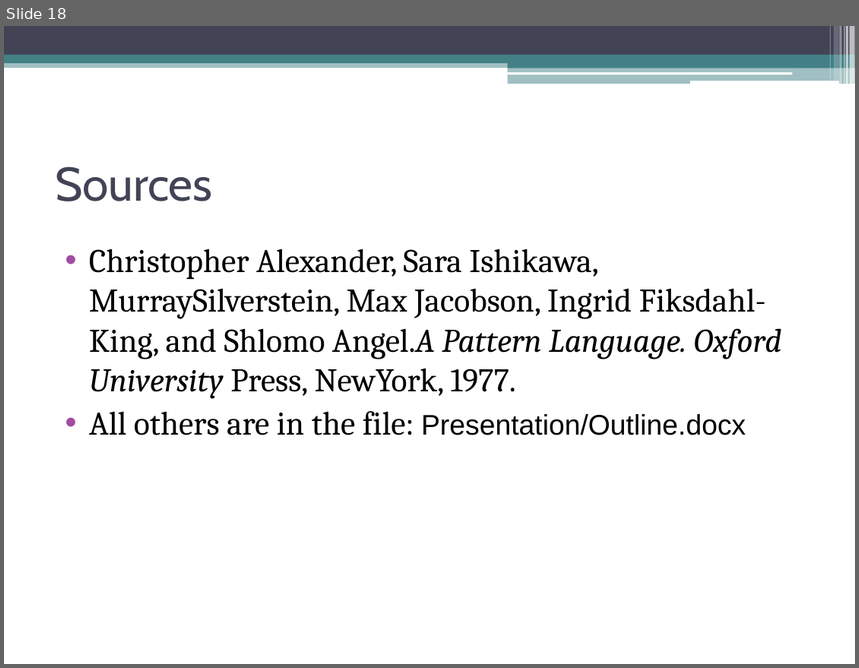
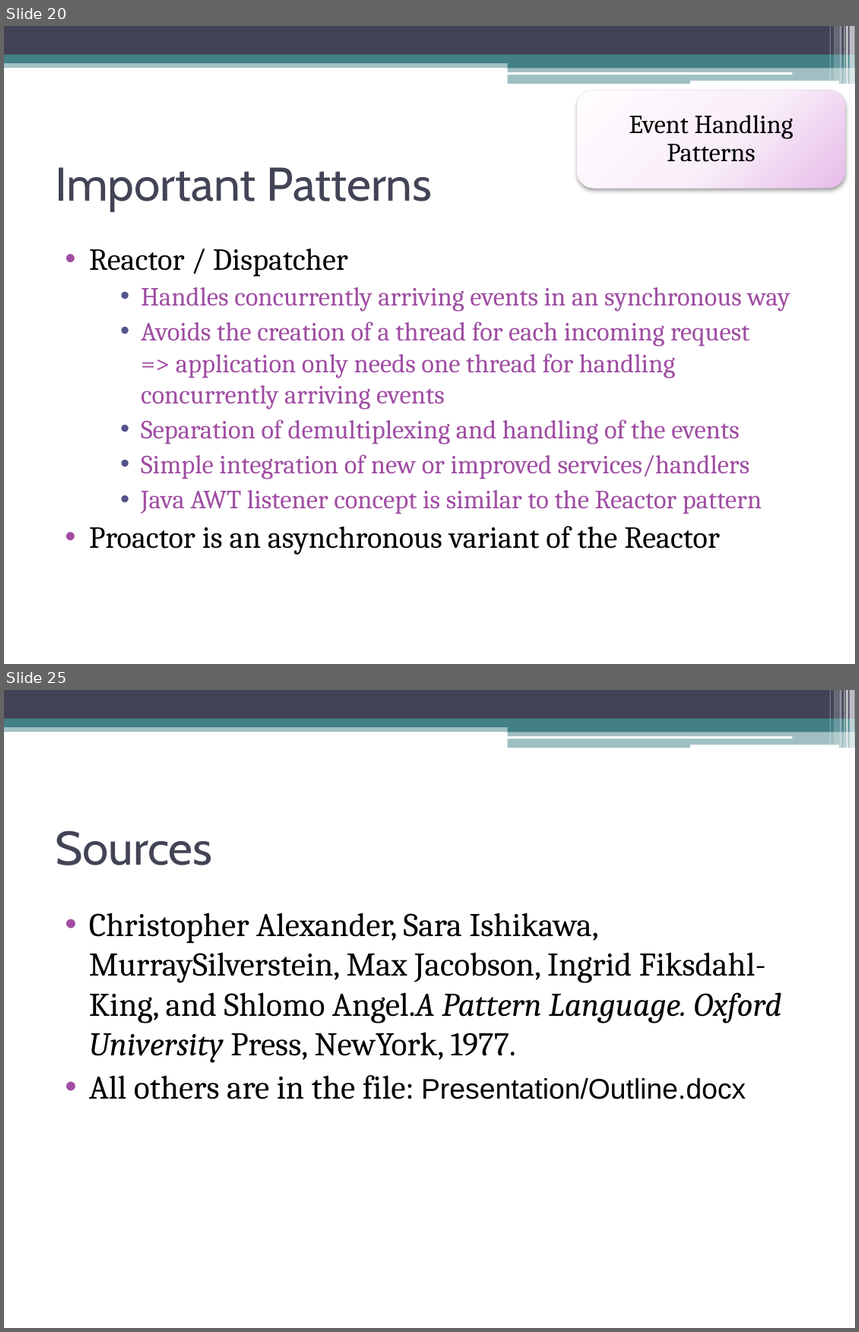
Before and after one commit to CodeLionX/ePortfolio_DesignPatterns, a slide deck: presentation/Design Patterns.pptx. Shown one above the other, each under a label of ours: slide 18 before the commit, slides 20 and 25 after it; the slides between them are not shown. The pictures are 859x668 and 859x1332 pixels, drawn with LibreOffice and Linux fonts; fonts in the diff are those of the drawing. Boxes give left, top, right and bottom in pixels: in the first picture for what was removed or moved away, otherwise in the second. Text is boxed around its words. In the diff, an @@ line names an element or a change of style, - is before the commit and + after.

```diff
--- a/presentation/Design Patterns.pptx
+++ b/presentation/Design Patterns.pptx
@@ slide 20 added at (x1=4, y1=26, x2=855, y2=664), background #FFFFFF; not listed: 13 template elements that a slide beside it also shows @@
@@ rounded rectangle added at (x1=578, y1=91, x2=846, y2=189), fill gradient #FEFEFF to #F9EFF9 to #E8BBEA @@
@@ text added at (x1=629, y1=115, x2=794, y2=162), 22 pt, text #000000 @@
+Event Handling Patterns
@@ title added at (x1=55, y1=167, x2=433, y2=211), 40 pt, text #424456 @@
+Important Patterns
@@ text added at (x1=89, y1=249, x2=790, y2=555), 22.2 pt, text #A04DA3 @@
+• Reactor / Dispatcher
+    • Handles concurrently arriving events in an synchronous way
+    • Avoids the creation of a thread for each incoming request
+      => application only needs one thread for handling concurrently arriving events
+    • Separation of demultiplexing and handling of the events
+    • Simple integration of new or improved services/handlers
+    • Java AWT listener concept is similar to the Reactor pattern
+• Proactor is an asynchronous variant of the Reactor
@@ what was slide 18 is now slide 25 @@
```
Also in this commit, not shown: 1 slide changed, 6 other slides added, 1 other file.
